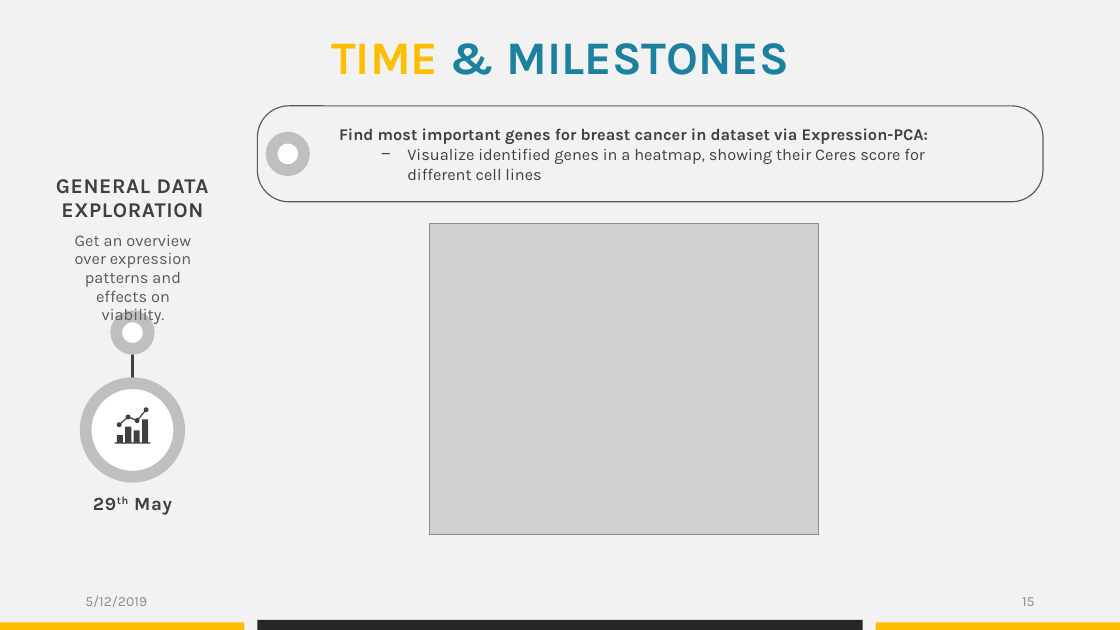
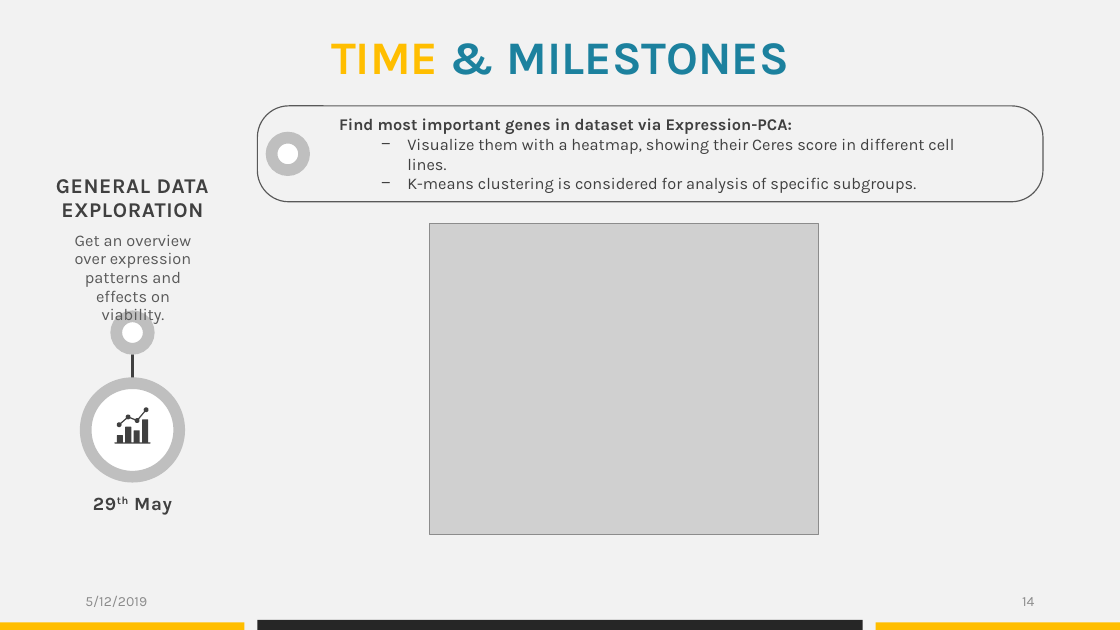
Before and after one commit to datascience-mobi/group-04-project-1-4, a slide deck: slide 14 of Project proposal_presentation_V1.pptx (slide 15 before the commit). Drawn at 1120x630 pixels with LibreOffice and Linux fonts; fonts in the diff are those of the drawing; grey boxes stand for pictures. Boxes give left, top, right and bottom in pixels: in the first picture for what was removed or moved away, otherwise in the second. Text is boxed around its words. In the diff, an @@ line names an element or a change of style, - is before the commit and + after.

```diff
--- a/Project proposal_presentation_V1.pptx
+++ b/Project proposal_presentation_V1.pptx
@@ text at (x1=339, y1=118, x2=954, y2=193): text changed @@
-Find most important genes for breast cancer in dataset via Expression-PCA:
-  − Visualize identified genes in a heatmap, showing their Ceres score for different cell lines
+Find most important genes in dataset via Expression-PCA:
+  − Visualize them with a heatmap, showing their Ceres score in different cell lines.
+  − K-means clustering is considered for analysis of specific subgroups.
@@ page number at (x1=1022, y1=597, x2=1034, y2=606): text changed @@
-15
+14
```
Also in this commit, not shown: 3 other slides changed, 7 slides removed.
